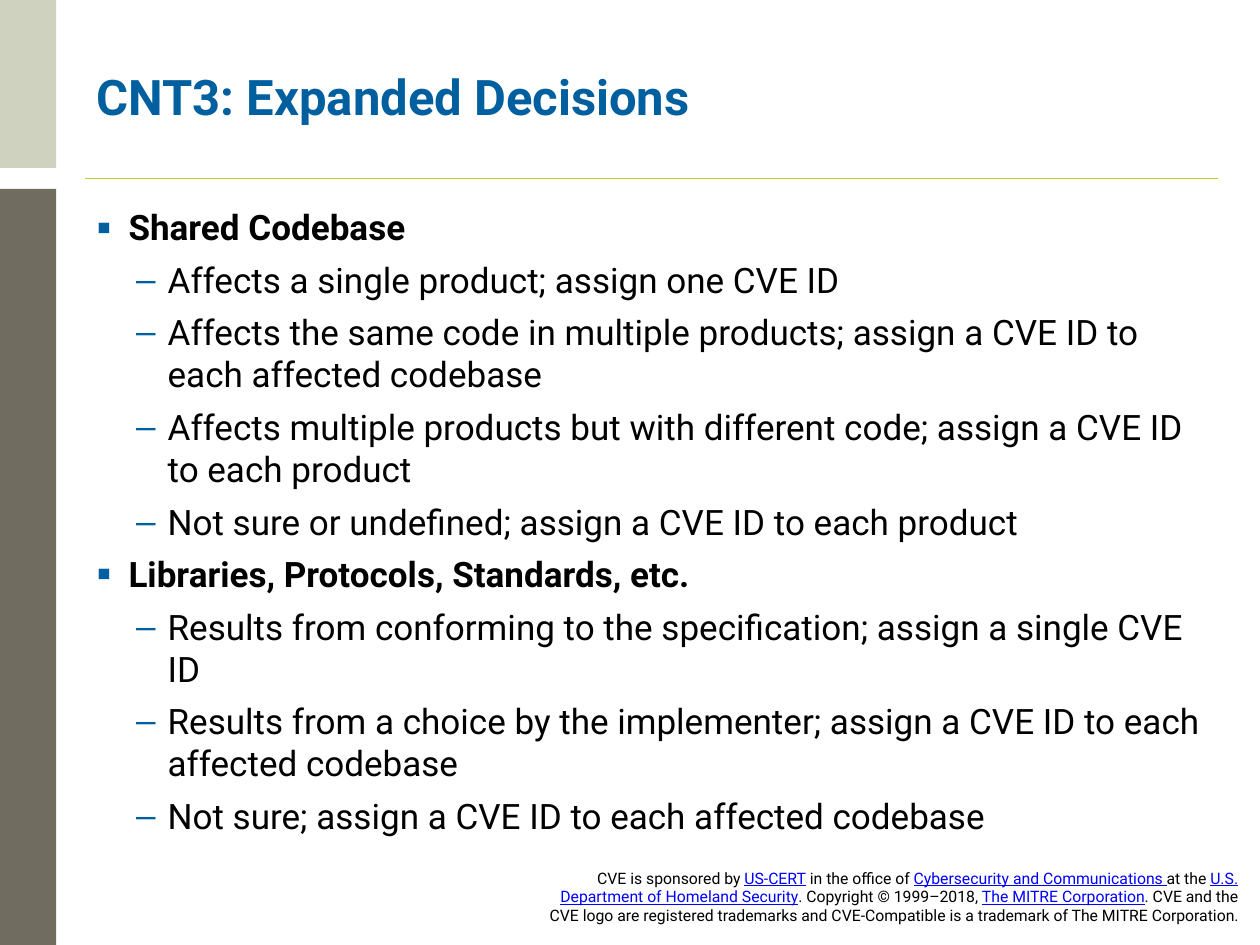
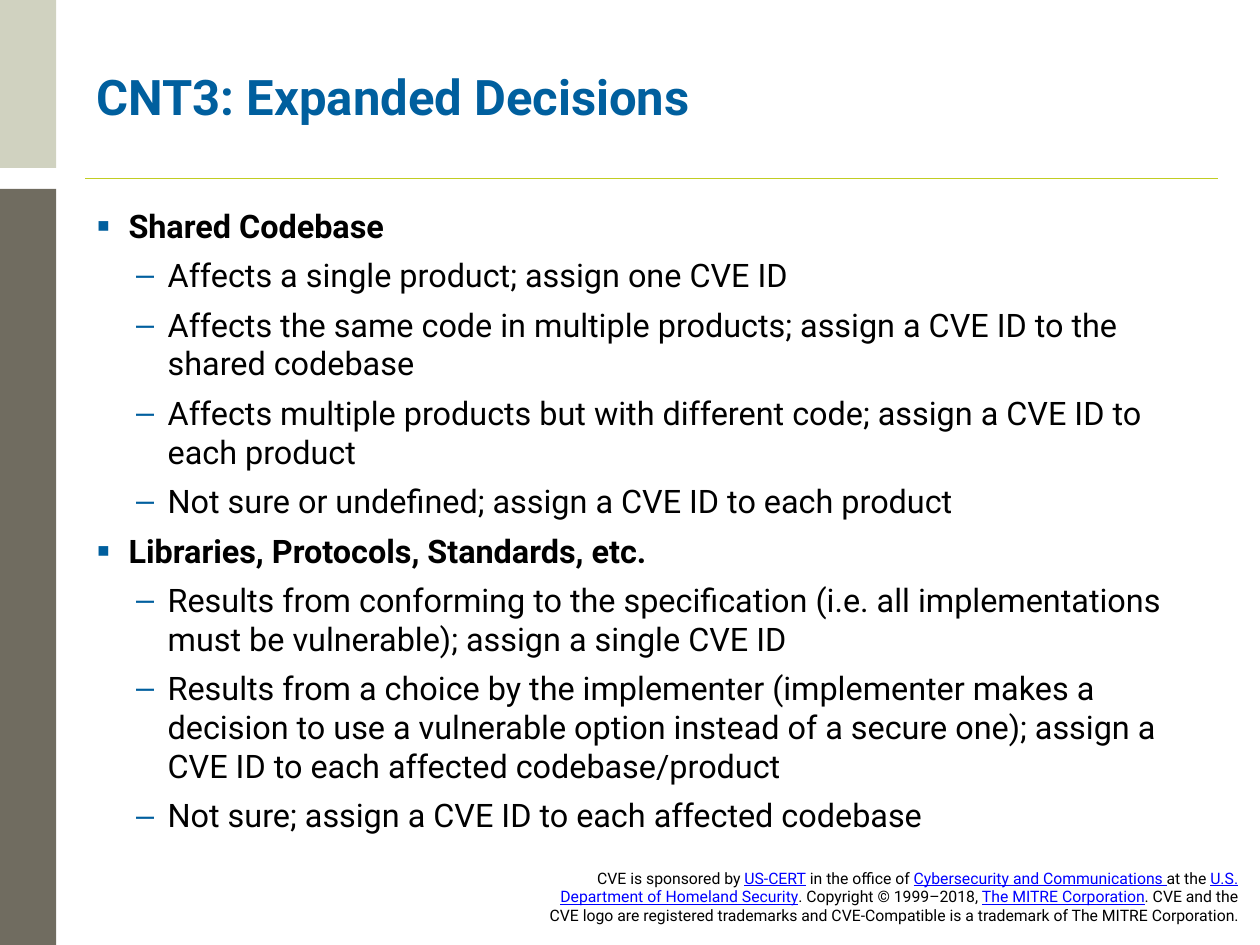
Before and after one commit to CVEProject/cveproject.github.io, a slide deck: slide 30 of docs/cna/CVE Counting Rules Training.pptx (slide 31 before the commit). Drawn at 1260x945 pixels with LibreOffice and Linux fonts; fonts in the diff are those of the drawing; background and template pictures are left out. Boxes give left, top, right and bottom in pixels: in the first picture for what was removed or moved away, otherwise in the second. Text is boxed around its words. In the diff, an @@ line names an element or a change of style, - is before the commit and + after.

```diff
--- a/docs/cna/CVE Counting Rules Training.pptx
+++ b/docs/cna/CVE Counting Rules Training.pptx
@@ text at <box>129,213,1142,834</box>: size 20 to 18.5 pt in "Shared Codebase", "Affects a single product; assign one CVE ...", "Affects multiple products but with different code; ...", "Not sure or undefined; assign a CVE ..." and 2 more places @@
@@ text at <box>168,312,1118,376</box>: text changed; size 20 to 18.5 pt @@
-  – Affects the same code in multiple products; assign a CVE ID to each affected codebase
+  – Affects the same code in multiple products; assign a CVE ID to the shared codebase
@@ text at <box>168,586,1160,785</box>: text changed; size 20 to 18.5 pt @@
-  – Results from conforming to the specification; assign a single CVE ID
-  – Results from a choice by the implementer; assign a CVE ID to each affected codebase
+  – Results from conforming to the specification (i.e. all implementations must be vulnerable); assign a single CVE ID
+  – Results from a choice by the implementer (implementer makes a decision to use a vulnerable option instead of a secure one); assign a CVE ID to each affected codebase/product
```
Also in this commit, not shown: 18 other slides changed, 1 slide added, 2 slides removed.
